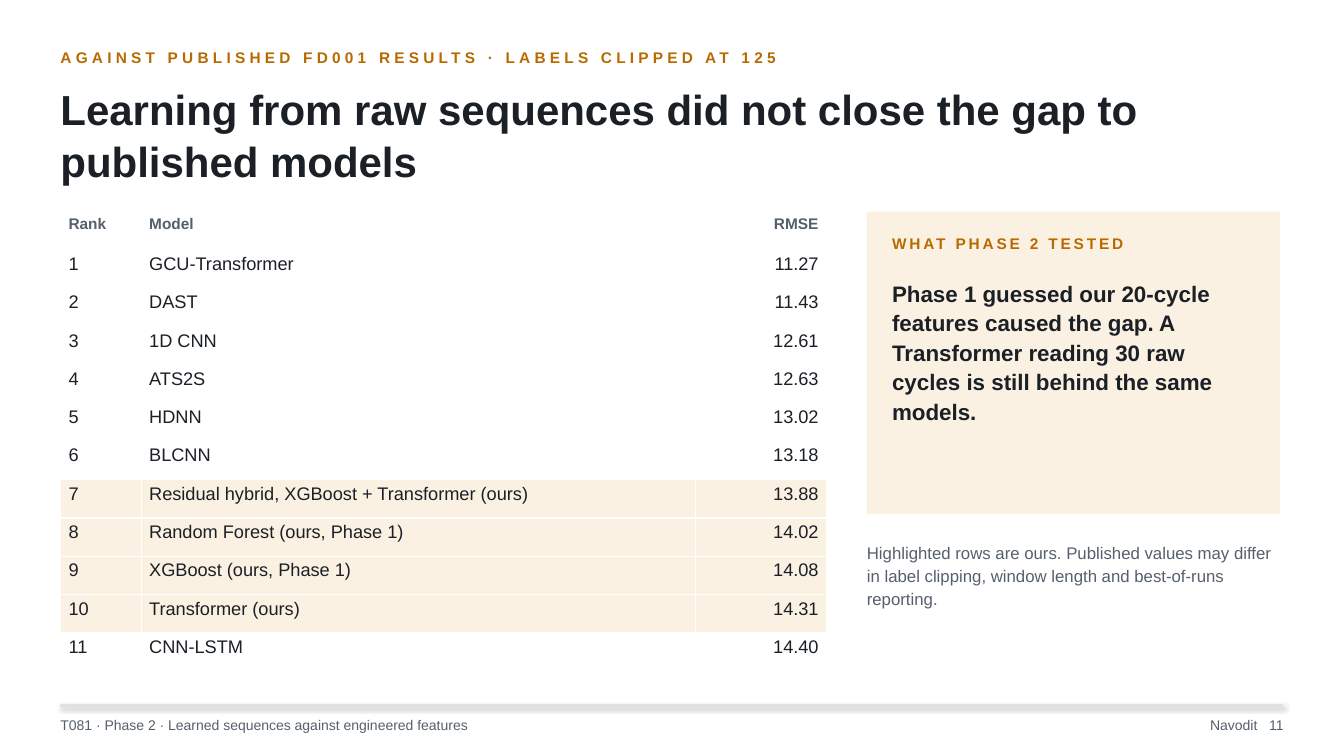
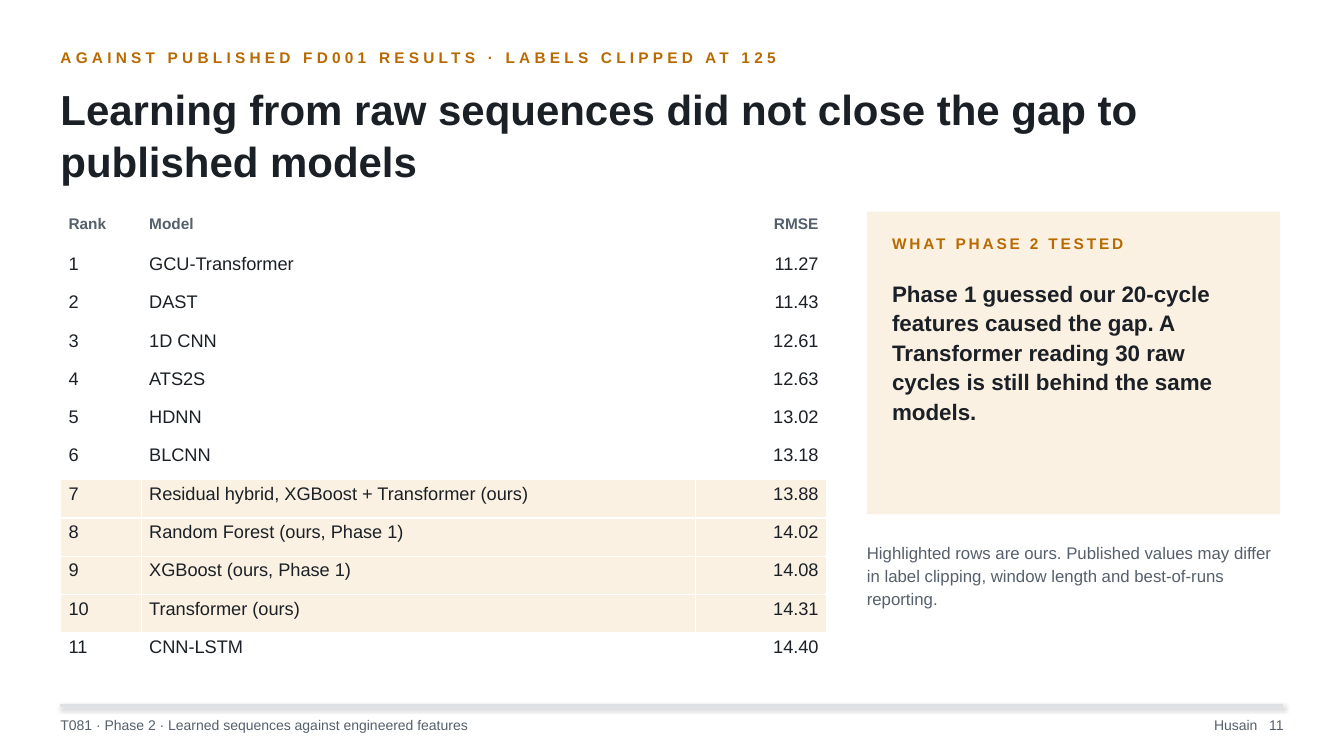
Before and after one commit to sarveshcore/t081-rul-prediction, a slide deck: slide 11 of slides/phase2_slides.pptx. Drawn at 1344x756 pixels with LibreOffice and Linux fonts; fonts in the diff are those of the drawing. Boxes give left, top, right and bottom in pixels: in the first picture for what was removed or moved away, otherwise in the second. Text is boxed around its words. In the diff, an @@ line names an element or a change of style, - is before the commit and + after.

```diff
--- a/slides/phase2_slides.pptx
+++ b/slides/phase2_slides.pptx
@@ text at (x1=1214, y1=720, x2=1283, y2=730): text changed @@
-Navodit 11
+Husain 11
```
Also in this commit, not shown: 6 other slides changed, 3 other files.
